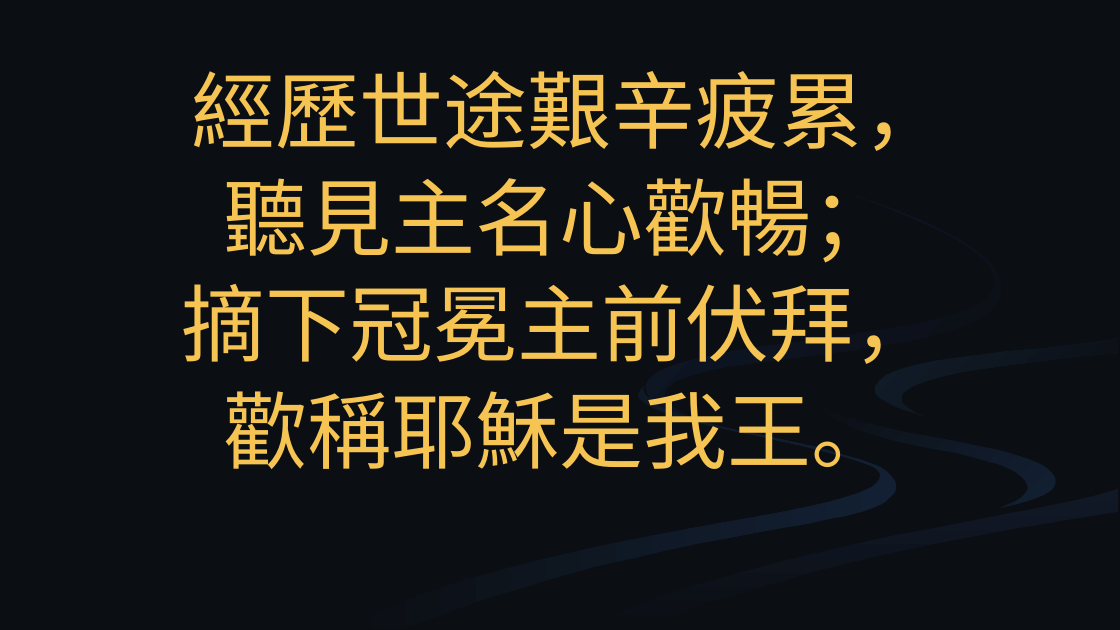
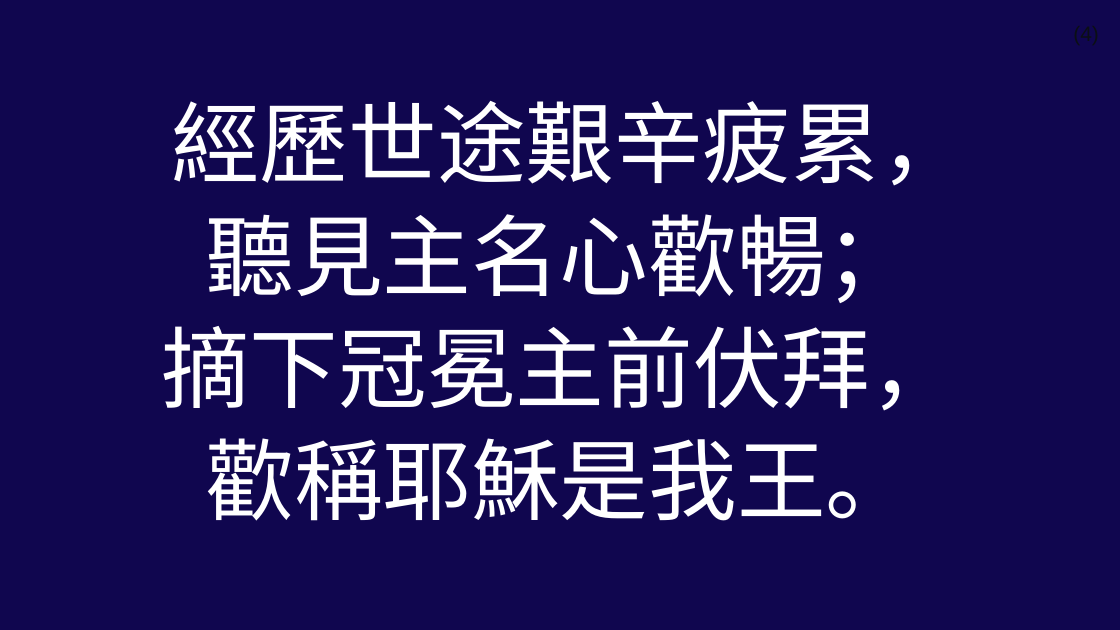
Before and after one commit to mvccc/zanmei, a slide deck: slide 8 of processed/mvccc/157_記念主名.pptx (slide 5 before the commit). Drawn at 1120x630 pixels with LibreOffice and Linux fonts; fonts in the diff are those of the drawing; background and template pictures are left out. Boxes give left, top, right and bottom in pixels: in the first picture for what was removed or moved away, otherwise in the second. Text is boxed around its words. In the diff, an @@ line names an element or a change of style, - is before the commit and + after.

```diff
--- a/processed/mvccc/157_記念主名.pptx
+++ b/processed/mvccc/157_記念主名.pptx
@@ background #0B0F14 to picture (left out) @@
@@ text added at box(973, 21, 1099, 55), 18 pt, text #0B0F14 @@
+(4)
@@ text "經歷世途艱辛疲累，": place and size @@
-text "經歷世途艱辛疲累，" at box(182, 71, 947, 469)
+text "經歷世途艱辛疲累，" at box(161, 101, 969, 521)
@@ text "經歷世途艱辛疲累，" at box(161, 101, 969, 521): size 72 to 76 pt, text colour #F6C453 to #FFFFFF @@
@@ group removed at box(336, 196, 1119, 629): 6 freeform shapes @@
```
Also in this commit, not shown: 5 other slides changed, 3 slides added, 1 other file.
